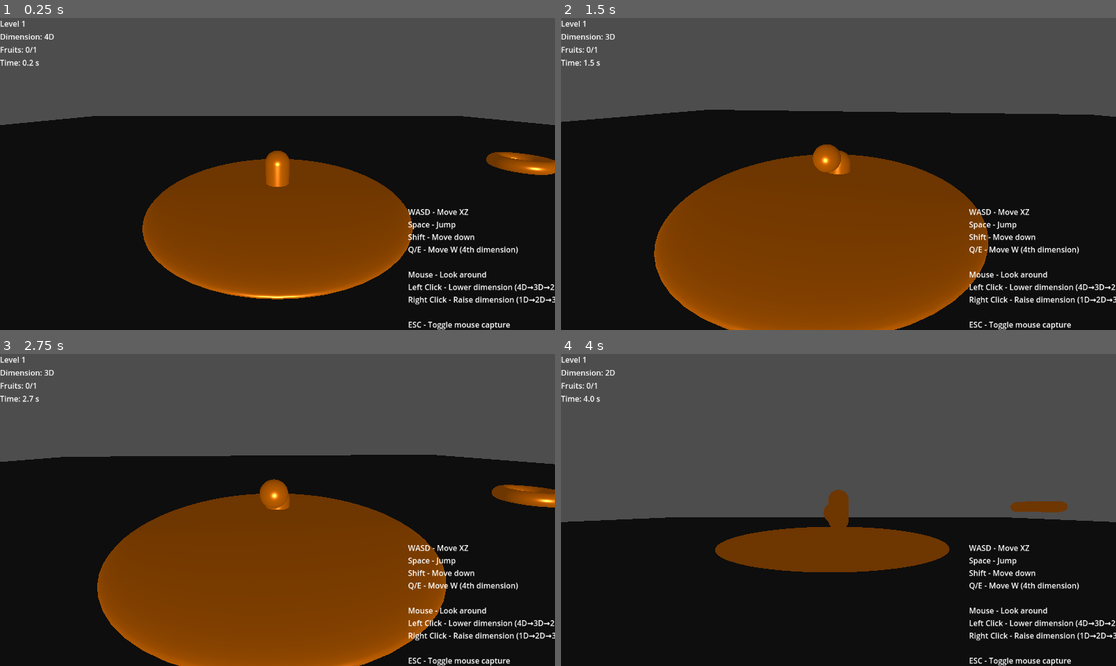
Above: before the commit, frames 1-4 (two rows, left to right).
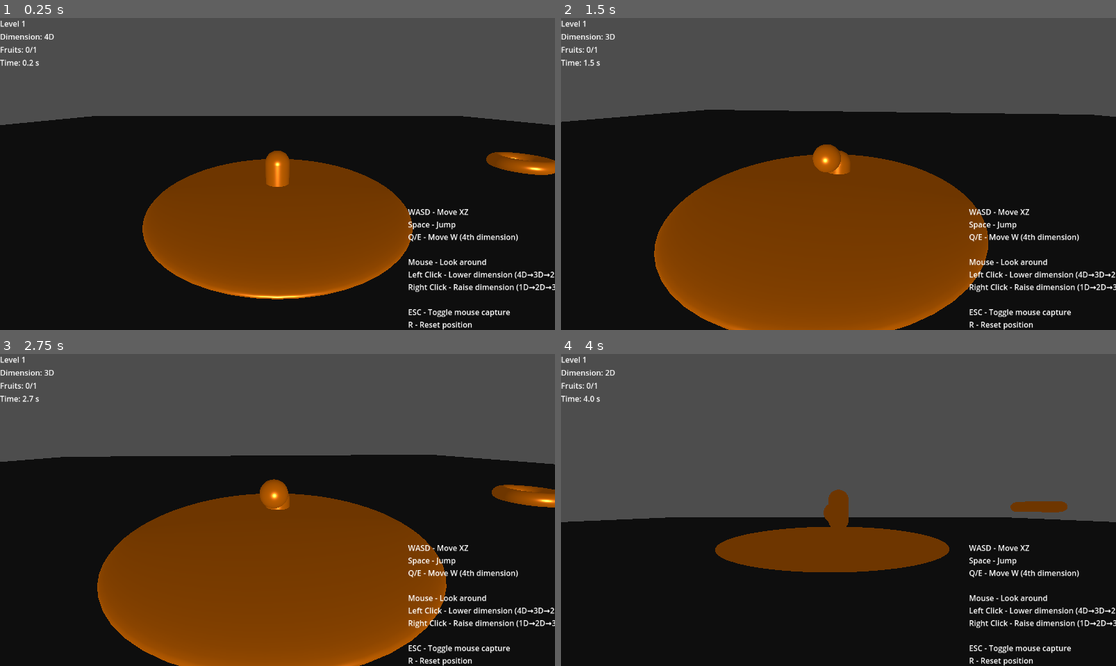
Above: after the commit, the same moments.

Repository: Iroguin/Hyperulottoukkavuus
Game: Godot game, scene res://scenes/main.tscn
Same seed, same stepped clock (60 frames per second), same inputs: the game is played once before the commit and once after it.
Inputs (mouse positions are in pixels of both pictures, inside the frame that each line leads up to):
- Up to frame 1 (0.25 s): no input
- Up to frame 2 (1.5 s): tap Enter (ui_accept) at 0.5, 0.77 s; move the mouse to (866, 174) at 0.52 s; hold W (forw_3d) 0.53-1.28 s; hold Up from 0.53 s (still down); click (866, 174) at 0.67 s; move the mouse to (810, 174) at 1.27 s; tap Q at 1.35 s
- Up to frame 3 (2.75 s): keep holding Up; tap Enter (ui_accept) at 1.52 s; move the mouse to (288, 503) at 2.02 s; hold E from 2.03 s (still down)
- Up to frame 4 (4 s): keep holding Up; move the mouse to (832, 516) at 2.77 s; release E at 2.78 s; tap R at 2.85 s; click (832, 516) at 2.92 s; tap Enter (ui_accept) at 3.02, 3.5, 3.77 s; move the mouse to (877, 513) at 3.52 s; hold Space from 3.53 s (still down)

The runs differ from the first frame. In frame 1, 2.0% of the frame differs, in the area x 73-100%, y 69-100%; in frame 2, 2.0%; in frame 3, 2.0%; in frame 4, 2.0%.

Commit message:
Update main.tscn

Diff:
--- a/scenes/main.tscn
+++ b/scenes/main.tscn
@@ -56,7 +56,6 @@
 offset_bottom = 648.0
 text = "WASD - Move XZ
 Space - Jump
-Shift - Move down
 Q/E - Move W (4th dimension)
 
 Mouse - Look around
